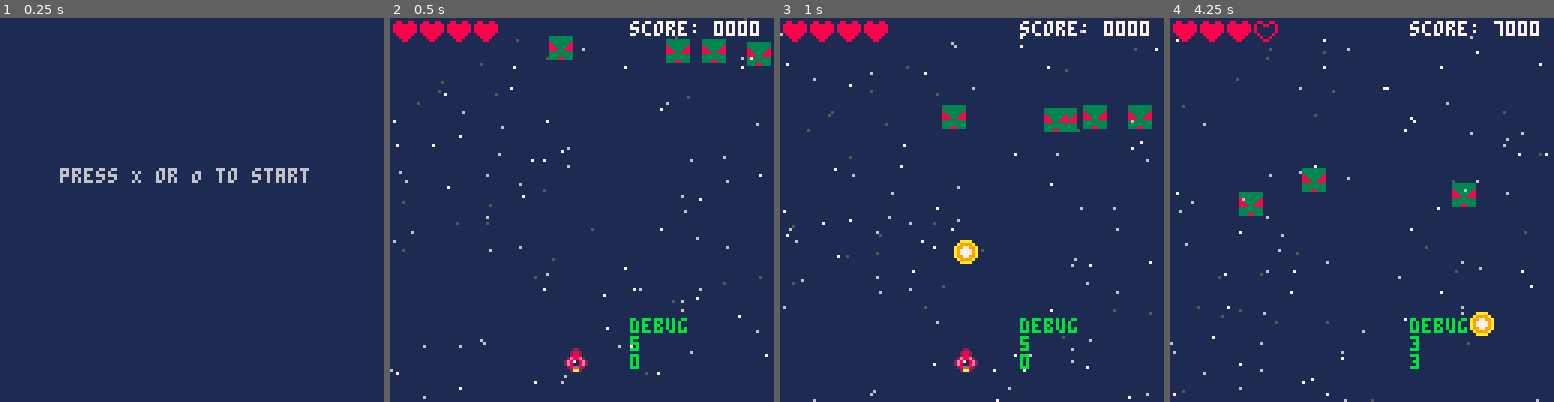
Above: before the commit, frames 1-4 (left to right).
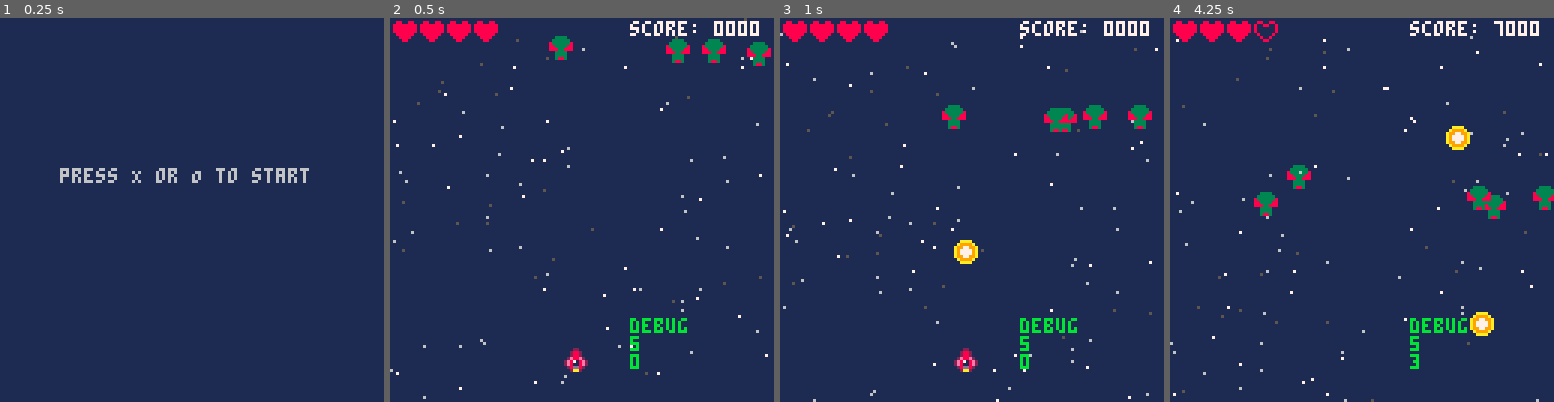
Above: after the commit, the same moments.

Repository: chihirotange/pico8
Game: PICO-8 cartridge shmup/main.p8
Same seed, same stepped clock (60 frames per second), same inputs: the game is played once before the commit and once after it.
Inputs:
- Up to frame 1 (0.25 s): no input
- Up to frame 2 (0.5 s): tap X (X key) at 0.33 s
- Up to frame 3 (1 s): tap O (Z key) at 0.7 s
- Up to frame 4 (4.25 s): tap X (X key) at 1.07, 1.85, 2.97, 4.08 s; hold Right 1.6-2.1 s; tap O (Z key) every 0.4 s from 1.7 to 4.1 s; hold Up 2.15-2.42 s; hold Right 2.47-3.03 s; hold Left 3.08-3.58 s; hold Down 3.63-3.97 s; hold Right from 4.02 s (still down)

Frame 1 is identical in both runs. In frame 2, 0.4% of the frame differs, in the area x 41-100%, y 4-13%; in frame 3, 0.4%; in frame 4, 2.4%, in the area x 17-100%, y 28-86%.

Commit message:
implemented flashing for entity spr

Diff:
--- a/shmup/bullet.lua
+++ b/shmup/bullet.lua
@@ -18,9 +18,9 @@
             -- collide with enemy
             for ene in all(all_enemies) do
                 if col(ene,_ENV) then
-                    fire_event(on_bullet_collide_enemy)
                     ene:take_damage()
                     _ENV:_return_pool()
+                    fire_event(on_bullet_collide_enemy)
                 end
             end
         end,
--- a/shmup/enemy.lua
+++ b/shmup/enemy.lua
@@ -1,9 +1,9 @@
 all_enemies = {}
 
 enemy_green = entity_spr_pool:new({
-    hp = 2,
+    hp = 10,
     pool_id = 'enemy_green',
-    reuse_ready = false,
+    flash_spr = 21,
     draw_order = 50,
     sprid = 20,
     new = function(_ENV, tba)
@@ -31,6 +31,7 @@
     end,
     take_damage = function(_ENV)
         hp -= 1
+        flash = 3
         if hp <= 0 then
             _ENV:_return_pool()
             del(all_enemies,_ENV)
--- a/shmup/main.p8
+++ b/shmup/main.p8
@@ -28,14 +28,14 @@
 00700700221d8e002e8118e200e8d122000000000000000000000000000cc0000000000000000000000000000080080000888800000000000000000000000000
 00000000028d8e00028dd82000e8d820000000000000000000000000000cc0000000000000000000000000000008800000088000000000000000000000000000
 0000000000aa8200002aa2000028aa00000000000000000000000000000000000000000000000000000000000000000000000000000000000000000000000000
-00aaaa00000000000000000000000000333333339999999900000000000000000000000000000000000000000000000000000000000000000000000000000000
-0a9999a0000000000000000000000000333333339999999900000000000000000000000000000000000000000000000000000000000000000000000000000000
-a997799a000000000000000000000000833333389999999900000000000000000000000000000000000000000000000000000000000000000000000000000000
-a977779a000000000000000000000000883333889999999900000000000000000000000000000000000000000000000000000000000000000000000000000000
-a977779a000000000000000000000000888338889999999900000000000000000000000000000000000000000000000000000000000000000000000000000000
-a997799a000000000000000000000000333333339999999900000000000000000000000000000000000000000000000000000000000000000000000000000000
-0a9999a0000000000000000000000000333333339999999900000000000000000000000000000000000000000000000000000000000000000000000000000000
-00aaaa00000000000000000000000000333883339999999900000000000000000000000000000000000000000000000000000000000000000000000000000000
+00aaaa00000000000000000000000000003333000077770000000000000000000000000000000000000000000000000000000000000000000000000000000000
+0a9999a0000000000000000000000000033333300777777000000000000000000000000000000000000000000000000000000000000000000000000000000000
+a997799a000000000000000000000000833333388777777800000000000000000000000000000000000000000000000000000000000000000000000000000000
+a977779a000000000000000000000000883333888877778800000000000000000000000000000000000000000000000000000000000000000000000000000000
+a977779a000000000000000000000000888338888887788800000000000000000000000000000000000000000000000000000000000000000000000000000000
+a997799a000000000000000000000000003333000077770000000000000000000000000000000000000000000000000000000000000000000000000000000000
+0a9999a0000000000000000000000000003333000077770000000000000000000000000000000000000000000000000000000000000000000000000000000000
+00aaaa00000000000000000000000000003883000078870000000000000000000000000000000000000000000000000000000000000000000000000000000000
 __map__
 0000000000000000000000000000000000000000000000000000000000000000000000000000000000000000000000000000000000000000000000000000000000000000000000000000000000000000000000000000000000000000000000000000000000000000000000000000000000000000000000000000000000000000
 0000000000000000000000000000000000000000000000000000000000000000000000000000000000000000000000000000000000000000000000000000000000000000000000000000000000000000000000000000000000000000000000000000000000000000000000000000000000000000000000000000000000000000
--- a/shmup/oop/oop.lua
+++ b/shmup/oop/oop.lua
@@ -72,8 +72,15 @@
     w = 8,
     h = 8,
     sprid = 0,
+    flash = 0,
+    flash_spr = 0,
     draw = function(_ENV)
-        spr(sprid, x, y)
+        flash = max(0, flash - 1)
+        if flash > 0 then
+            spr(flash_spr, x, y)
+        else
+            spr(sprid, x, y)
+        end
     end
 })
 
